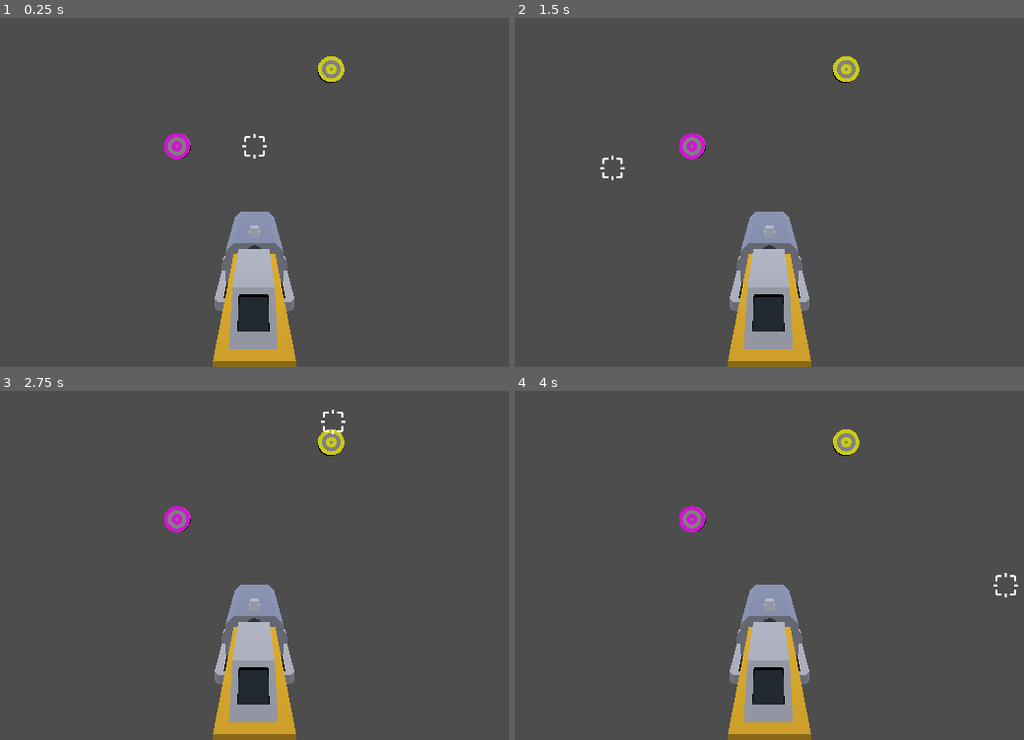
Above: before the commit, frames 1-4 (two rows, left to right).
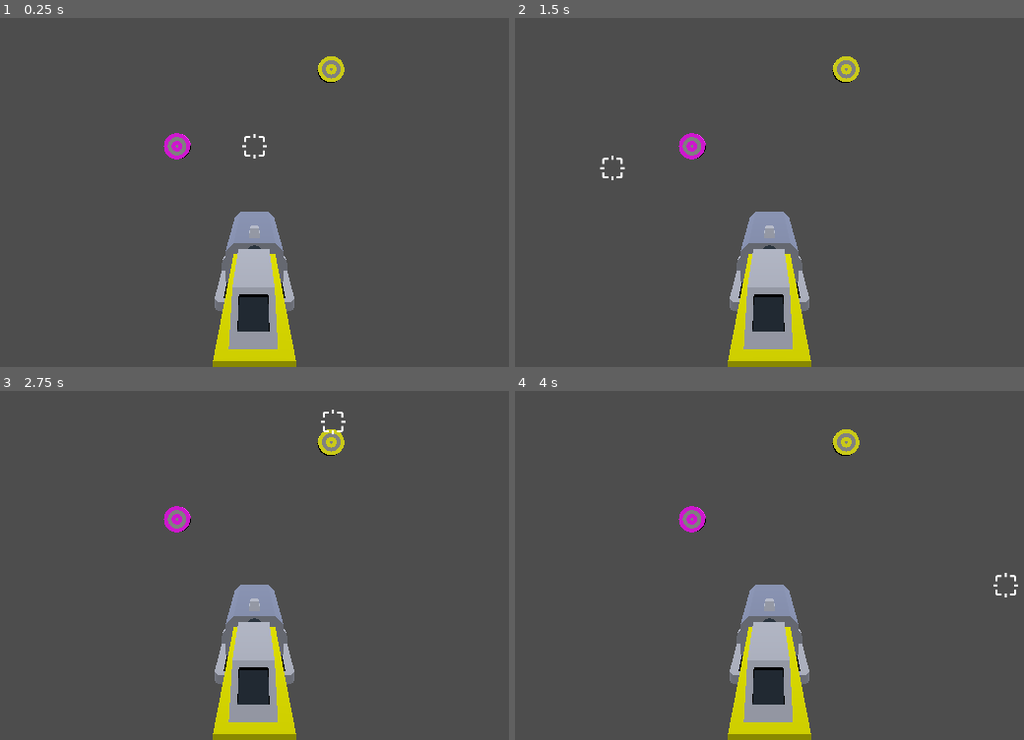
Above: after the commit, the same moments.

Repository: sundowns/primary-connection
Game: Godot game, scene res://Game.tscn
Two runs of this game, one before a commit and one after it. Both use one fixed random seed, a clock stepped at 60 frames per second and the inputs below.
Inputs (mouse positions are in pixels of both pictures, inside the frame that each line leads up to):
- Up to frame 1 (0.25 s): no input
- Up to frame 2 (1.5 s): tap Enter at 0.5 s; move the mouse to (942, 122) at 0.52 s; press the mouse at (942, 122) at 0.53 s; tap Space at 1.25 s; move the mouse to (611, 168) at 1.27 s; release the mouse at (611, 168) at 1.28 s; click (611, 168) at 1.35 s
- Up to frame 3 (2.75 s): tap Enter at 2 s; move the mouse to (330, 422) at 2.02 s; press the mouse at (330, 422) at 2.03 s
- Up to frame 4 (4 s): tap Space at 2.75 s; move the mouse to (728, 607) at 2.77 s; release the mouse at (728, 607) at 2.78 s; click (728, 607) at 2.85 s; tap Enter at 3.5 s; move the mouse to (1003, 586) at 3.52 s; press the mouse at (1003, 586) at 3.53 s

The runs differ from the first frame. In frame 1, 1.7% of the frame differs, in the area x 41-59%, y 67-100%; in frame 2, 1.7%; in frame 3, 1.7%; in frame 4, 1.7%.

Commit message:
colouring blaster and breaking correct coloured targets

Diff:
--- /dev/null
+++ b/components/blaster.gd
@@ -0,0 +1,8 @@
+extends Node3D
+class_name Blaster
+
+@onready var mesh: MeshInstance3D = $blasterG
+
+func set_colour(colour: Color) -> void:
+	var material: BaseMaterial3D = mesh.get_surface_override_material(3)
+	material.albedo_color = colour
--- a/components/blaster.tscn
+++ b/components/blaster.tscn
@@ -1,6 +1,7 @@
-[gd_scene load_steps=6 format=3 uid="uid://wmfpm5hfj3mu"]
+[gd_scene load_steps=7 format=3 uid="uid://wmfpm5hfj3mu"]
 
 [ext_resource type="PackedScene" uid="uid://bx84vavgex705" path="res://assets/blasterG.glb" id="1_u654o"]
+[ext_resource type="Script" path="res://components/blaster.gd" id="2_bris6"]
 [ext_resource type="Material" uid="uid://dsrrtm717aaxx" path="res://materials/metal.tres" id="2_eyl7f"]
 [ext_resource type="Material" uid="uid://dmexntw6rrdf1" path="res://materials/metal_dark.tres" id="3_kwx6o"]
 [ext_resource type="Material" uid="uid://b57eu2ctsjsa1" path="res://materials/metal_darker.tres" id="4_h1qj8"]
@@ -8,6 +9,7 @@
 
 [node name="Blaster" instance=ExtResource("1_u654o")]
 transform = Transform3D(0.8, 0, 0, 0, 0.8, 0, 0, 0, 0.8, 0, 0, 0)
+script = ExtResource("2_bris6")
 
 [node name="blasterG" parent="." index="0"]
 surface_material_override/0 = ExtResource("2_eyl7f")
--- a/components/player.gd
+++ b/components/player.gd
@@ -6,6 +6,10 @@
 @export_flags_3d_physics var collision_mask: int = 1
 
 @onready var camera: Camera3D = $Camera3D
+@onready var blaster: Blaster = $Camera3D/Hand/Blaster
+
+func _ready() -> void:
+	ColourManager.active_colour_changed.connect(self._on_active_colour_changed)
 
 func fire_at_point_on_screen(screen_position: Vector2) -> void:
 	var from: Vector3 = camera.project_ray_origin(screen_position)
@@ -14,7 +18,7 @@
 	if raycast_result:
 		var collider = raycast_result['collider']
 		if collider is Target:
-			collider._on_hit()
+			collider._on_hit(ColourManager.active_colour)
 
 func create_raycast_collision_query(from: Vector3, to: Vector3) -> PhysicsRayQueryParameters3D:
 	var ray_query := PhysicsRayQueryParameters3D.new()
@@ -22,3 +26,6 @@
 	ray_query.to = to
 	ray_query.collision_mask = collision_mask
 	return ray_query
+
+func _on_active_colour_changed(new_active_colour: Color) -> void:
+	blaster.set_colour(new_active_colour)
--- a/components/target.gd
+++ b/components/target.gd
@@ -10,6 +10,15 @@
 func update_mesh() -> void:
 	mesh.set_surface_override_material(0, ColourManager.get_material(colour))
 
-func _on_hit() -> void:
+func _on_hit(attack_colour: Color) -> void:
+	if attack_colour == colour:
+		handle_correct_colour_hit()
+	else:
+		handle_wrong_colour_hit()
+
+func handle_correct_colour_hit() -> void:
 	print('boom')
 	queue_free()
+
+func handle_wrong_colour_hit() -> void:
+	print('wrong colour idiot...')
--- a/materials/blaster_colour.tres
+++ b/materials/blaster_colour.tres
@@ -2,5 +2,5 @@
 
 [resource]
 resource_name = "yellow"
-albedo_color = Color(0.996078, 0.776471, 0.219608, 1)
+albedo_color = Color(0, 0, 0, 1)
 metallic = 1.0
--- a/src/ColourManager.gd
+++ b/src/ColourManager.gd
@@ -1,6 +1,7 @@
 extends Node
 
 signal active_colour_changed(colour: Color)
+var active_colour: Color
 
 # TODO: Probably replace these with less offensive versions of each (i.e. not maxed out rgb vals)
 var colours: Array[Color] = [
@@ -23,6 +24,7 @@
 
 func _ready():
 	generate_materials()
+	call_deferred("set_active_colour", Color.YELLOW)
 
 func generate_materials() -> void:
 	for colour in colours:
@@ -36,3 +38,7 @@
 	else:
 		push_error("Attempted to fetch material for unregistered colour: ", colour)
 		return base_material
+
+func set_active_colour(colour: Color) -> void:
+	active_colour = colour
+	active_colour_changed.emit(active_colour)
